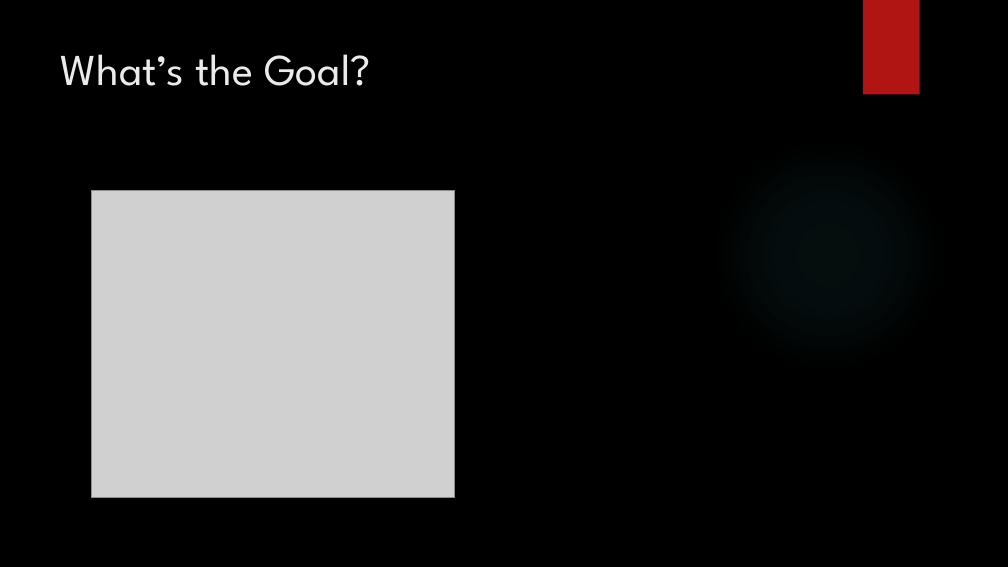
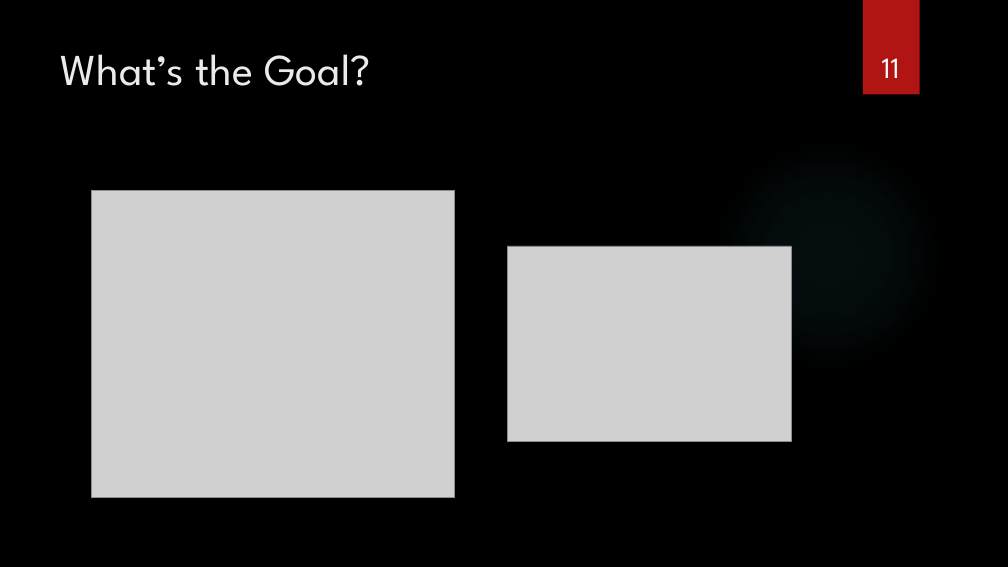
Before and after one commit to nicholas-vogt/modeling-march-madness, a slide deck: slide 11 of 1 Web Scraping.pptx (slide 9 before the commit). Drawn at 1008x567 pixels with LibreOffice and Linux fonts; fonts in the diff are those of the drawing; grey boxes stand for pictures; background and template pictures are left out. Boxes give left, top, right and bottom in pixels: in the first picture for what was removed or moved away, otherwise in the second. Text is boxed around its words. In the diff, an @@ line names an element or a change of style, - is before the commit and + after.

```diff
--- a/1 Web Scraping.pptx
+++ b/1 Web Scraping.pptx
@@ page number added at [882,58,900,78], 28 pt, text #FFFFFF @@
+11
@@ picture added at [507,246,791,441] @@
```
Also in this commit, not shown: 34 other slides changed, 3 slides added, 1 slide removed, 3 other files.
